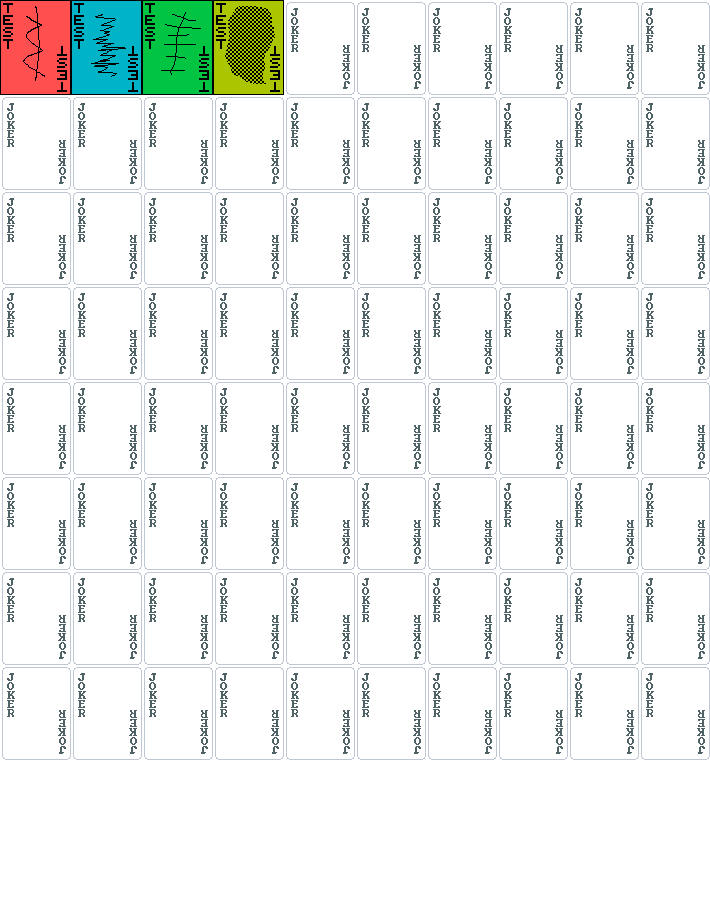
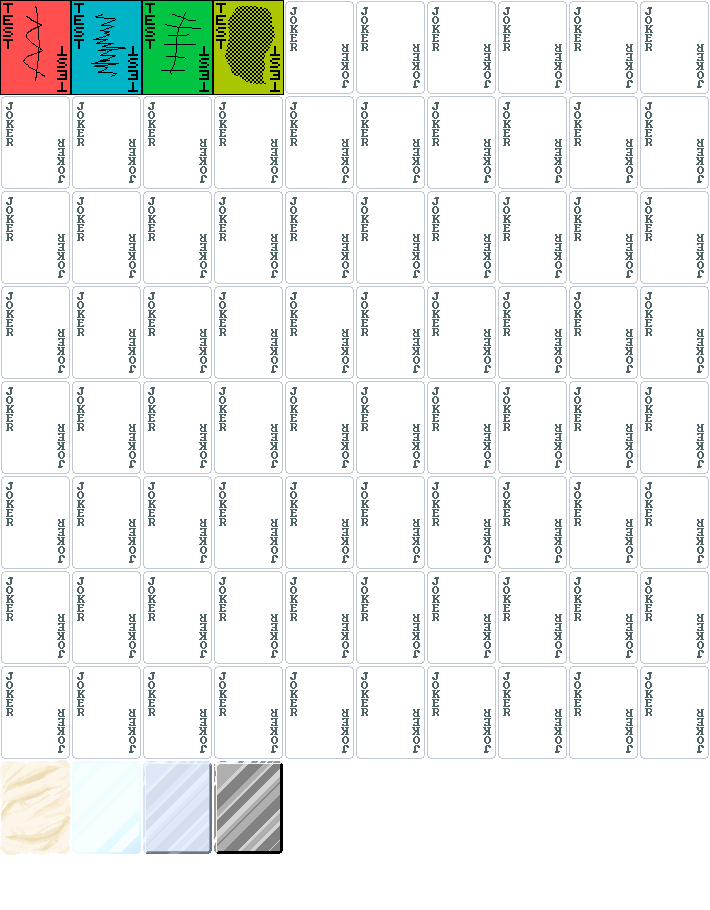
Layered file, before and after one edit (710px x 910px). Changes by layer:
added layer "Edition" (1st of 3) above "Edition" over (0, 1, 710, 855)
added layer "Edition" (2nd of 3) above "Edition" over (171, 729, 299, 854)
added layer "Edition" (3rd of 3) above "Background" over (0, 729, 228, 855)
painted on "Background" (2nd of 3) over (0, 1, 710, 771)
